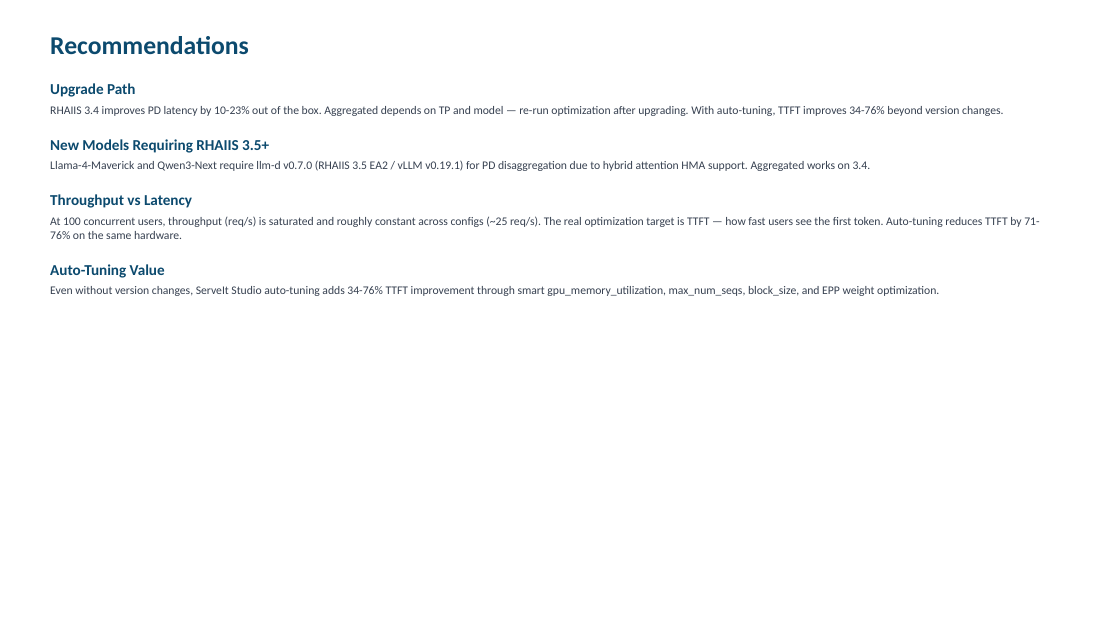
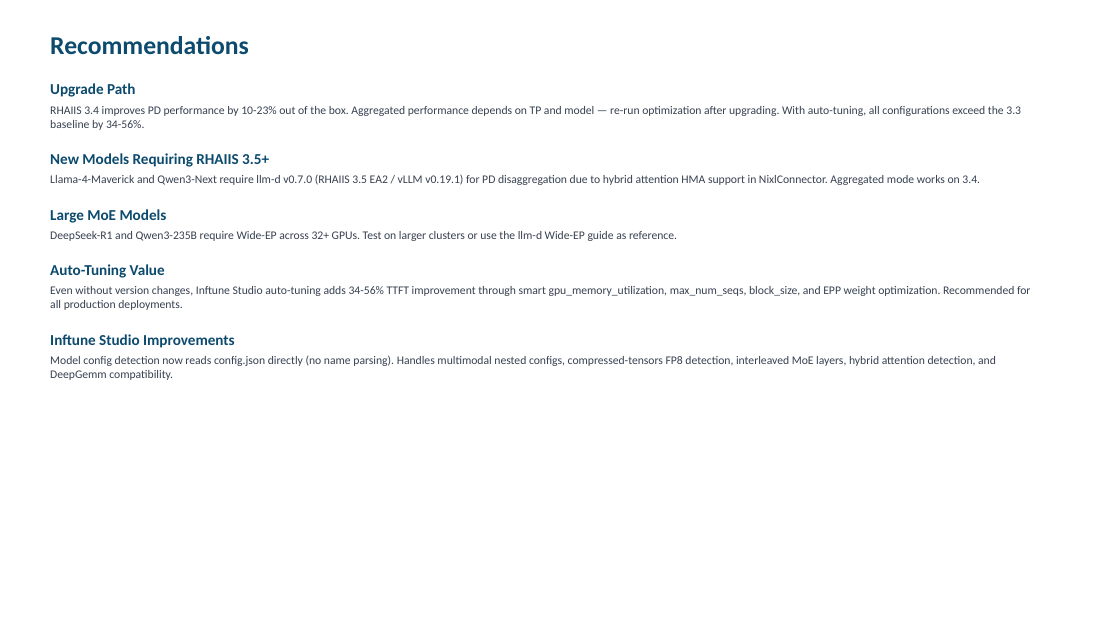
Before and after one commit to openshift-psap/serveit-studio, a slide deck: slide 8 of docs/rhaiis-3.3-vs-3.4-final.pptx. Drawn at 1120x630 pixels with LibreOffice and Linux fonts; fonts in the diff are those of the drawing. Boxes give left, top, right and bottom in pixels: in the first picture for what was removed or moved away, otherwise in the second. Text is boxed around its words. In the diff, an @@ line names an element or a change of style, - is before the commit and + after.

```diff
--- a/docs/rhaiis-3.3-vs-3.4-final.pptx
+++ b/docs/rhaiis-3.3-vs-3.4-final.pptx
@@ text at bbox=[50, 106, 1021, 130]: text changed @@
-RHAIIS 3.4 improves PD latency by 10-23% out of the box. Aggregated depends on TP and model — re-run optimization after upgrading. With auto-tuning, TTFT improves 34-76% beyond version changes.
+RHAIIS 3.4 improves PD performance by 10-23% out of the box. Aggregated performance depends on TP and model — re-run optimization after upgrading. With auto-tuning, all configurations exceed the 3.3 baseline by 34-56%.
@@ text at bbox=[50, 174, 980, 241]: text changed @@
-Llama-4-Maverick and Qwen3-Next require llm-d v0.7.0 (RHAIIS 3.5 EA2 / vLLM v0.19.1) for PD disaggregation due to hybrid attention HMA support. Aggregated works on 3.4.
-Throughput vs Latency
-At 100 concurrent users, throughput (req/s) is saturated and roughly constant across configs (~25 req/s). The real optimization target is TTFT — how fast users see the first token. Auto-tuning reduces TTFT by 71-76% on the same hardware.
+Llama-4-Maverick and Qwen3-Next require llm-d v0.7.0 (RHAIIS 3.5 EA2 / vLLM v0.19.1) for PD disaggregation due to hybrid attention HMA support in NixlConnector. Aggregated mode works on 3.4.
+Large MoE Models
+DeepSeek-R1 and Qwen3-235B require Wide-EP across 32+ GPUs. Test on larger clusters or use the llm-d Wide-EP guide as reference.
@@ text at bbox=[50, 286, 1030, 380]: text changed @@
-Even without version changes, ServeIt Studio auto-tuning adds 34-76% TTFT improvement through smart gpu_memory_utilization, max_num_seqs, block_size, and EPP weight optimization.
+Even without version changes, Inftune Studio auto-tuning adds 34-56% TTFT improvement through smart gpu_memory_utilization, max_num_seqs, block_size, and EPP weight optimization. Recommended for all production deployments.
+Inftune Studio Improvements
+Model config detection now reads config.json directly (no name parsing). Handles multimodal nested configs, compressed-tensors FP8 detection, interleaved MoE layers, hybrid attention detection, and DeepGemm compatibility.
```
Also in this commit, not shown: 7 other slides changed.
